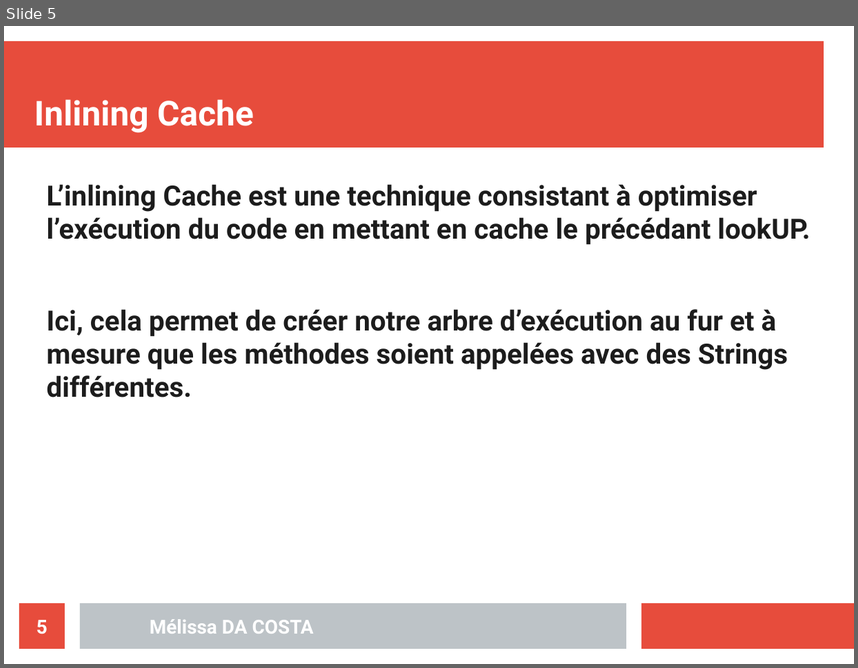
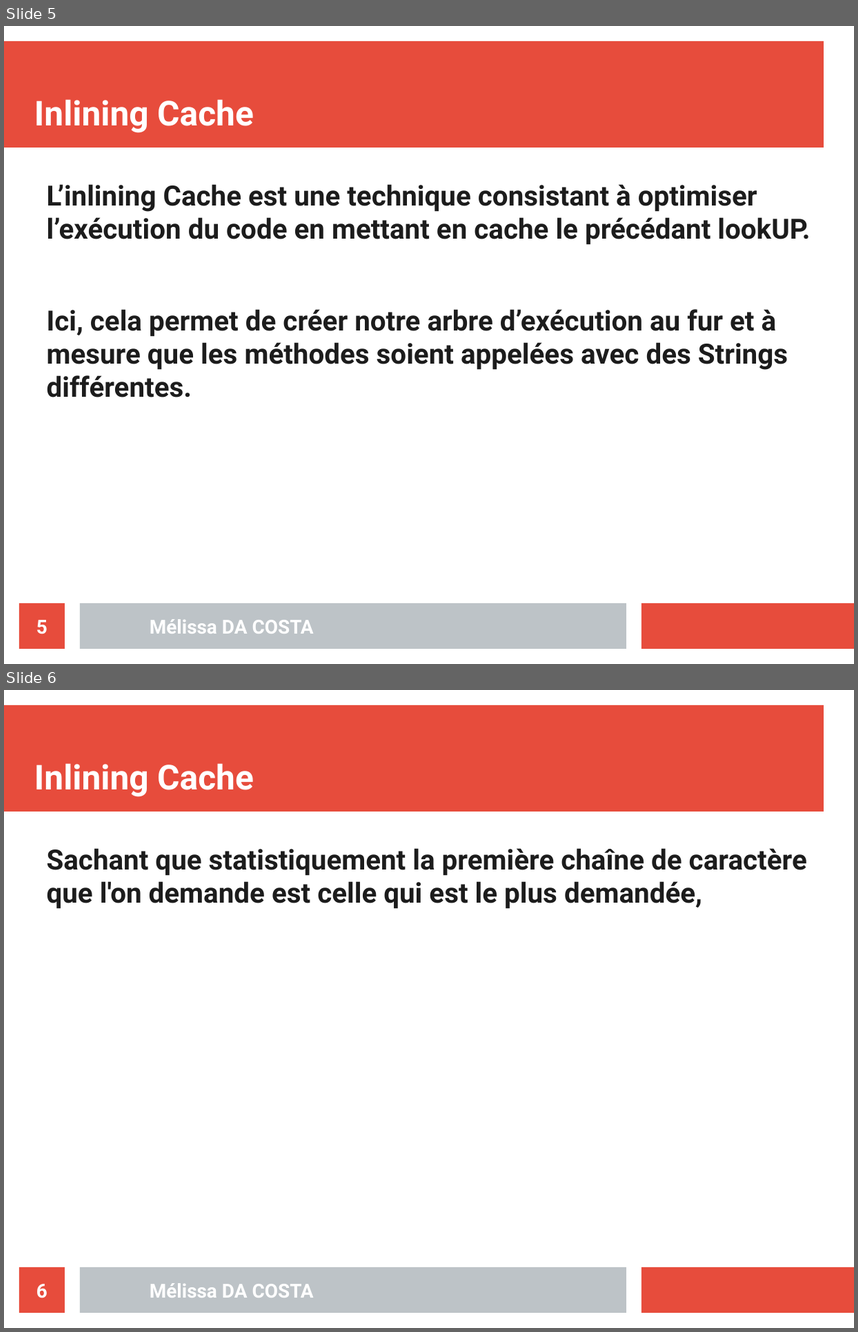
Before and after one commit to MelissaDaCosta/java-inside, a slide deck: lab5/Mélissa_DA_COSTA_slides_TP05.odp. Shown one above the other, each under a label of ours: slide 5 before the commit, slides 5 and 6 after it. The pictures are 858x668 and 858x1332 pixels, drawn with LibreOffice and Linux fonts; fonts in the diff are those of the drawing. Boxes give left, top, right and bottom in pixels: in the first picture for what was removed or moved away, otherwise in the second. Text is boxed around its words. In the diff, an @@ line names an element or a change of style, - is before the commit and + after.

```diff
--- a/lab5/Mélissa_DA_COSTA_slides_TP05.odp
+++ b/lab5/Mélissa_DA_COSTA_slides_TP05.odp
@@ slide 6 added at (4, 690, 854, 1328), background #FFFFFF; not listed: 3 template elements that a slide beside it also shows @@
@@ title added at (34, 763, 254, 797), 32 pt, text #FFFFFF, bold @@
+Inlining Cache
@@ text added at (47, 848, 807, 909), 26 pt, text #1C1C1C, bold @@
+Sachant que statistiquement la première chaîne de caractère que l'on demande est celle qui est le plus demandée,
@@ page number added at (19, 1267, 65, 1312), fill #E74C3C, 18 pt, text #FFFFFF, bold @@
+6
@@ text added at (150, 1283, 314, 1297), 18 pt, text #FFFFFF, bold @@
+Mélissa DA COSTA
```
Also in this commit, not shown: 17 other files.
